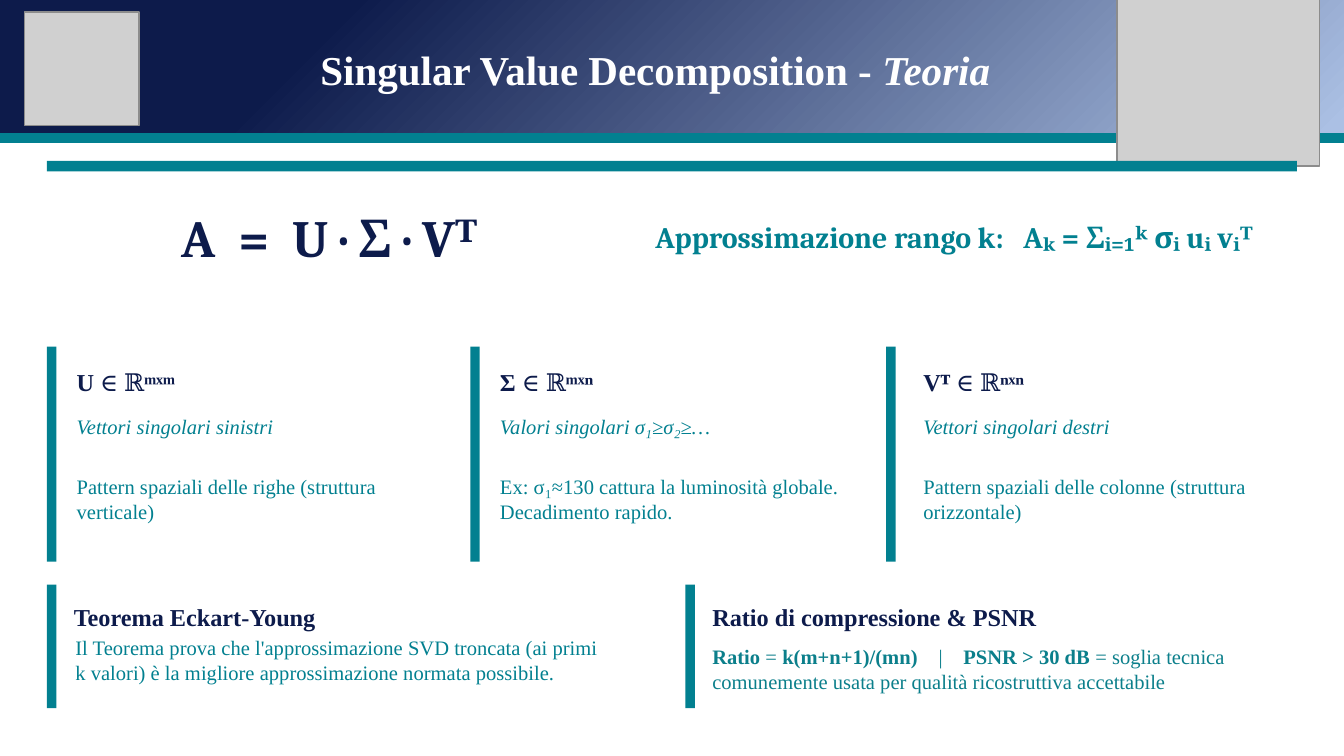
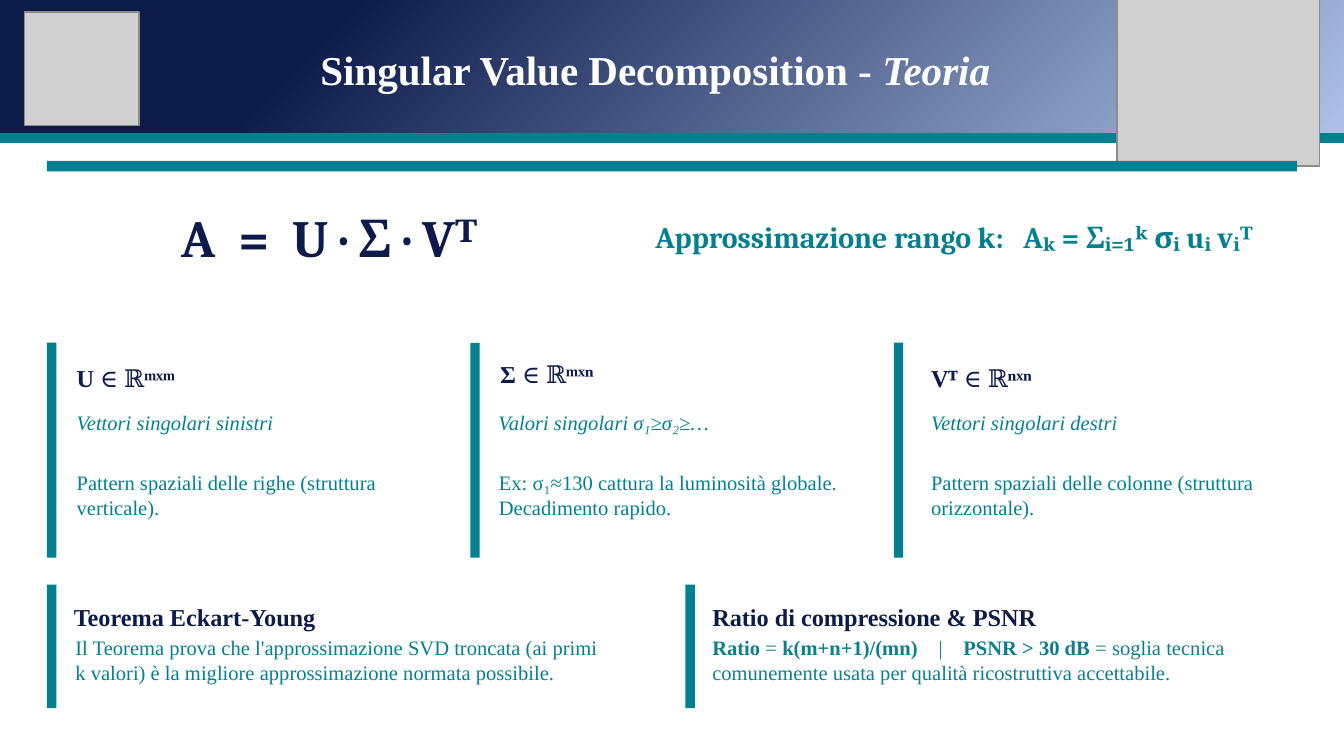
Before and after one commit to andreapatruno1/Image-Compression-and-Analysis, a slide deck: slide 5 of docs/SVD e PCA per l'analisi di immagini mediche.pptx. Drawn at 1344x756 pixels with LibreOffice and Linux fonts; fonts in the diff are those of the drawing; grey boxes stand for pictures. Boxes give left, top, right and bottom in pixels: in the first picture for what was removed or moved away, otherwise in the second. Text is boxed around its words. In the diff, an @@ line names an element or a change of style, - is before the commit and + after.

```diff
--- a/docs/SVD e PCA per l'analisi di immagini mediche.pptx
+++ b/docs/SVD e PCA per l'analisi di immagini mediche.pptx
@@ 3 texts, 3 rectangles: place and size @@
-3 texts, 3 rectangles at <box>47,347,710,562</box>
+3 texts, 3 rectangles at <box>47,343,708,558</box>
@@ rectangle: place and size @@
-rectangle at <box>480,347,883,562</box>
+rectangle at <box>470,343,874,558</box>
@@ text "Σ ∈ ℝᵐˣⁿ": place and size @@
-text "Σ ∈ ℝᵐˣⁿ" at <box>500,375,516,391</box>
+text "Σ ∈ ℝᵐˣⁿ" at <box>500,367,516,383</box>
@@ 2 texts, 2 rectangles: place and size @@
-2 texts, 2 rectangles at <box>886,347,1289,562</box>
+2 texts, 2 rectangles at <box>894,343,1297,558</box>
@@ text at <box>77,475,375,519</box>: text changed @@
-Pattern spaziali delle righe (struttura verticale)
+Pattern spaziali delle righe (struttura verticale).
@@ text "Ex: σ₁≈130 cattura la luminosità ...": place and size @@
-text "Ex: σ₁≈130 cattura la luminosità ..." at <box>500,479,838,524</box>
+text "Ex: σ₁≈130 cattura la luminosità ..." at <box>499,475,837,520</box>
@@ text at <box>931,475,1253,519</box>: text changed @@
-Pattern spaziali delle colonne (struttura orizzontale)
+Pattern spaziali delle colonne (struttura orizzontale).
@@ text at <box>712,640,1224,685</box>: text changed @@
-Ratio = k(m+n+1)/(mn) | PSNR > 30 dB = soglia tecnica comunemente usata per qualità ricostruttiva accettabile
+Ratio = k(m+n+1)/(mn) | PSNR > 30 dB = soglia tecnica comunemente usata per qualità ricostruttiva accettabile.
```
Also in this commit, not shown: 10 other slides changed.
